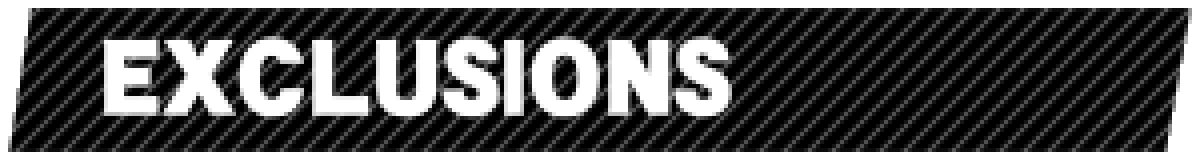
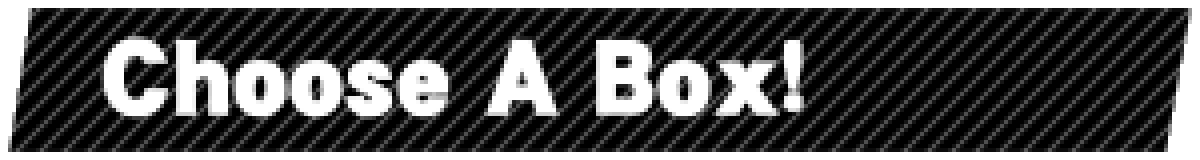
Layered file, before and after one edit (1200 × 160). Changes by layer:
hid "EXCLUSIONS copy", painted on it over [104,36,732,120]
added layer "Choose A Box! copy" above "Choose A Box!" over [100,36,804,120]
